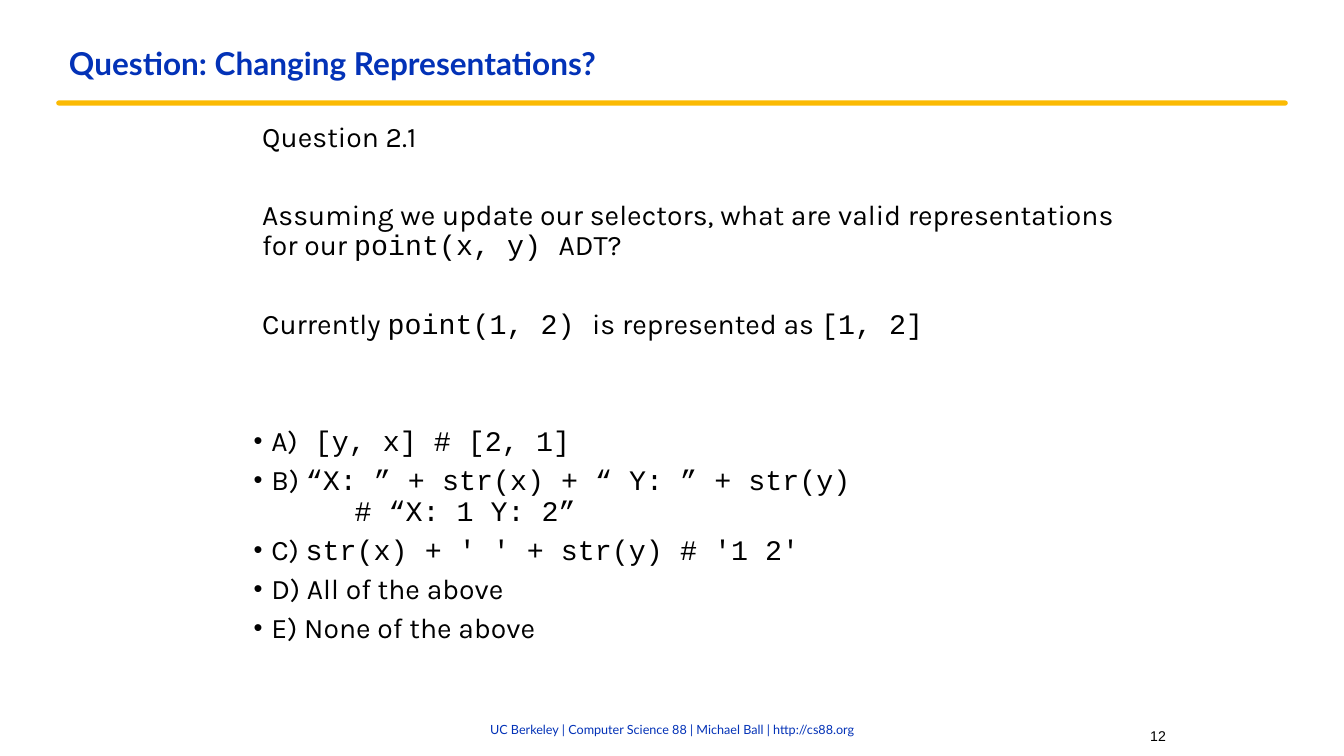
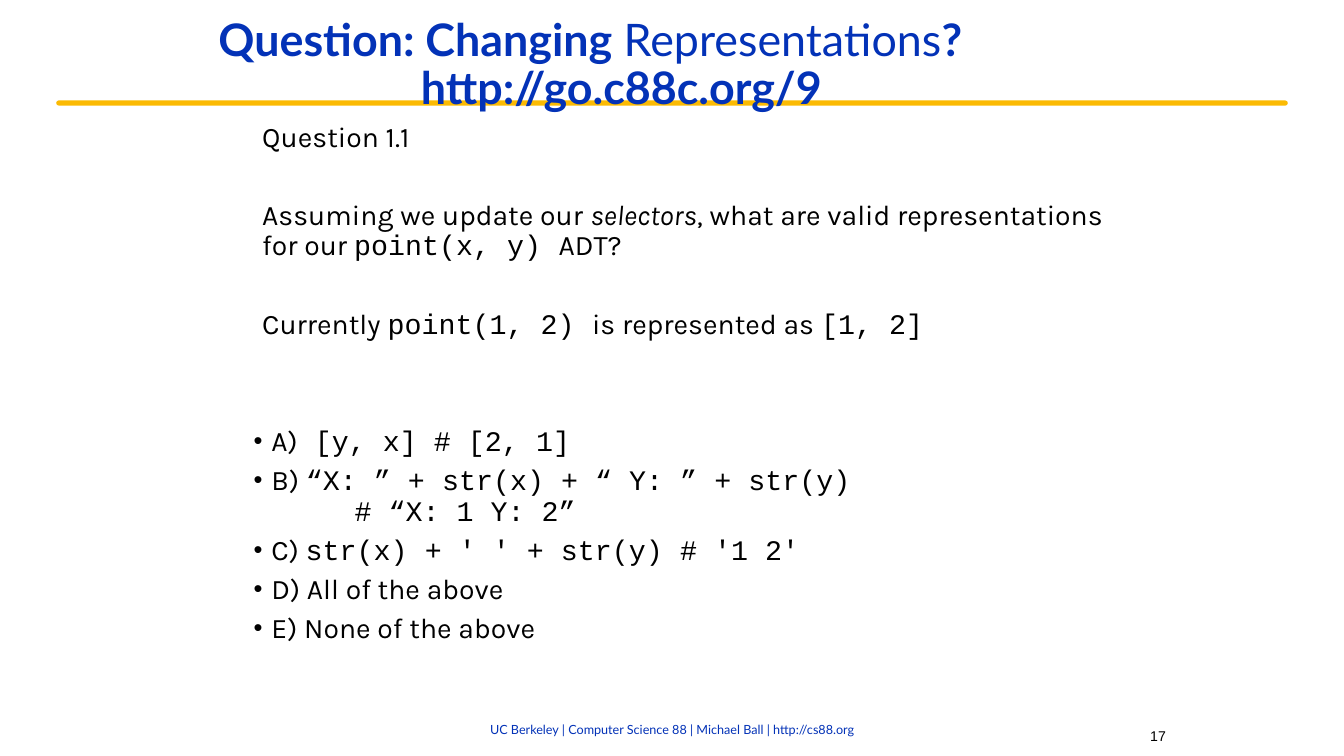
Before and after one commit to cs88-website/fa22, a slide deck: slide 17 of assets/slides/fa22/09-ADTs.pptx (slide 12 before the commit). Drawn at 1344x756 pixels with LibreOffice and Linux fonts; fonts in the diff are those of the drawing; background and template pictures are left out. Boxes give left, top, right and bottom in pixels: in the first picture for what was removed or moved away, otherwise in the second. Text is boxed around its words. In the diff, an @@ line names an element or a change of style, - is before the commit and + after.

```diff
--- a/assets/slides/fa22/09-ADTs.pptx
+++ b/assets/slides/fa22/09-ADTs.pptx
@@ title at [218,22,963,112]: text changed; size 22.5 to 32 pt @@
-Question: Changing Representations?
+Question: Changing Representations? http://go.c88c.org/9
@@ text at [262,127,410,152]: text changed @@
-Question 2.1
+Question 1.1
@@ text at [262,205,1103,261]: italic on in "selectors," @@
@@ page number at [1150,731,1166,741]: text changed @@
-12
+17
```
Also in this commit, not shown: 9 other slides changed, 6 slides added, 1 slide removed, 6 other files.
